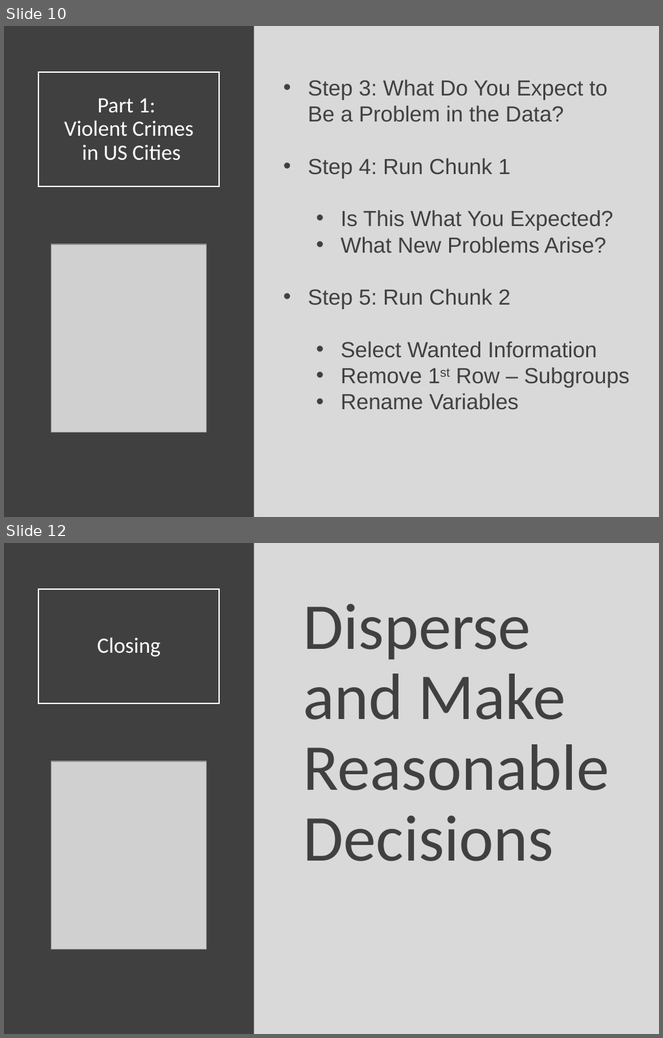
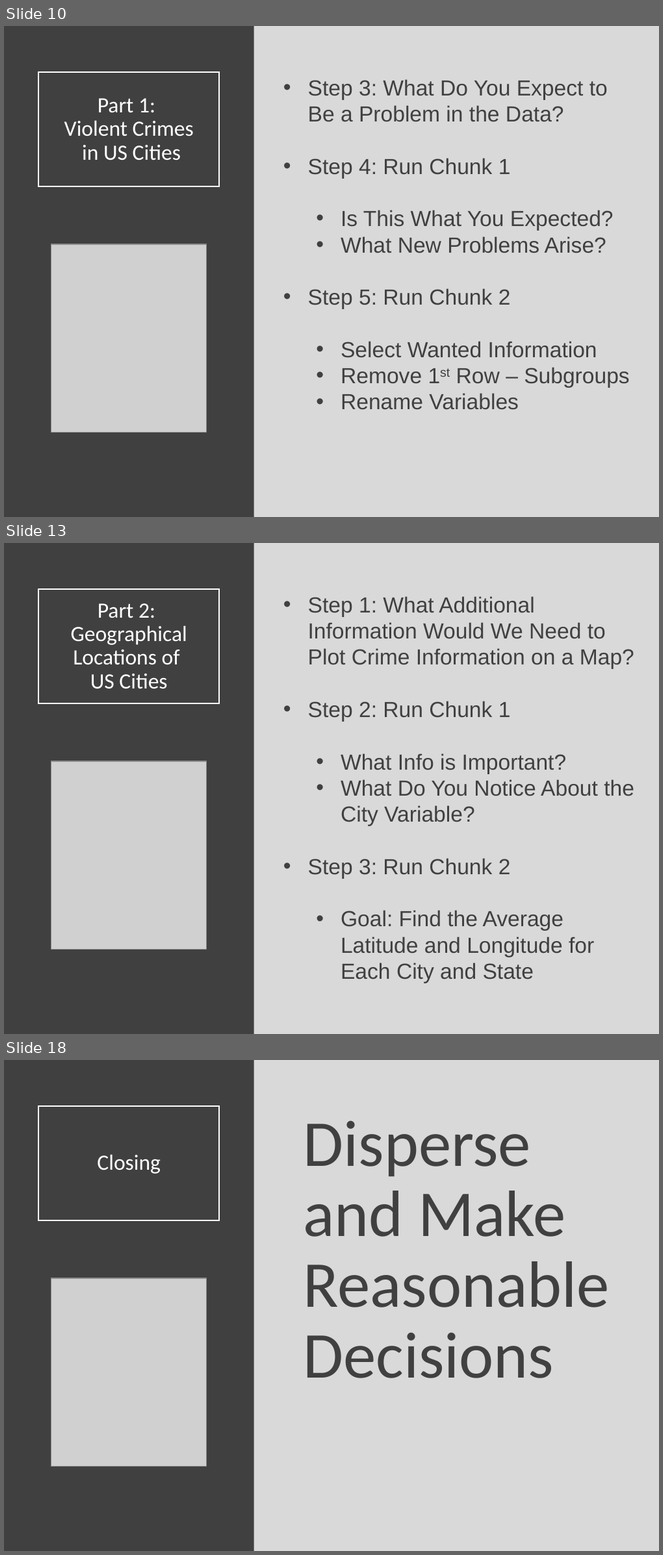
Before and after one commit to Yixf-Self/STOR320_WEBSITE, a slide deck: Lecture/Lecture 15/Lecture 15.pptx. Shown one above the other, each under a label of ours: slides 10 and 12 before the commit, slides 10, 13 and 18 after it; the slides between them are not shown. The pictures are 663x1038 and 663x1555 pixels, drawn with LibreOffice and Linux fonts; fonts in the diff are those of the drawing; grey boxes stand for pictures. Boxes give left, top, right and bottom in pixels: in the first picture for what was removed or moved away, otherwise in the second. Text is boxed around its words. In the diff, an @@ line names an element or a change of style, - is before the commit and + after.

```diff
--- a/Lecture/Lecture 15/Lecture 15.pptx
+++ b/Lecture/Lecture 15/Lecture 15.pptx
@@ slide 13 added at <box>4,543,659,1034</box>, background #D9D9D9 @@
@@ rectangle added at <box>4,543,254,1034</box>, fill #404040 @@
@@ title added at <box>38,589,220,704</box>, outline #FFFFFF 1.5 pt, 24 pt, text #FFFFFF @@
+Part 2:
+Geographical Locations of
+US Cities
@@ text added at <box>308,596,634,984</box>, 24 pt, text #404040 @@
+• Step 1: What Additional Information Would We Need to Plot Crime Information on a Map?
+• Step 2: Run Chunk 1
+  • What Info is Important?
+  • What Do You Notice About the City Variable?
+• Step 3: Run Chunk 2
+  • Goal: Find the Average Latitude and Longitude for Each City and State
@@ picture added at <box>51,761,206,949</box> @@
@@ what was slide 12 is now slide 18 @@
```
Also in this commit, not shown: 2 slides changed, 5 other slides added, 10 other files.
